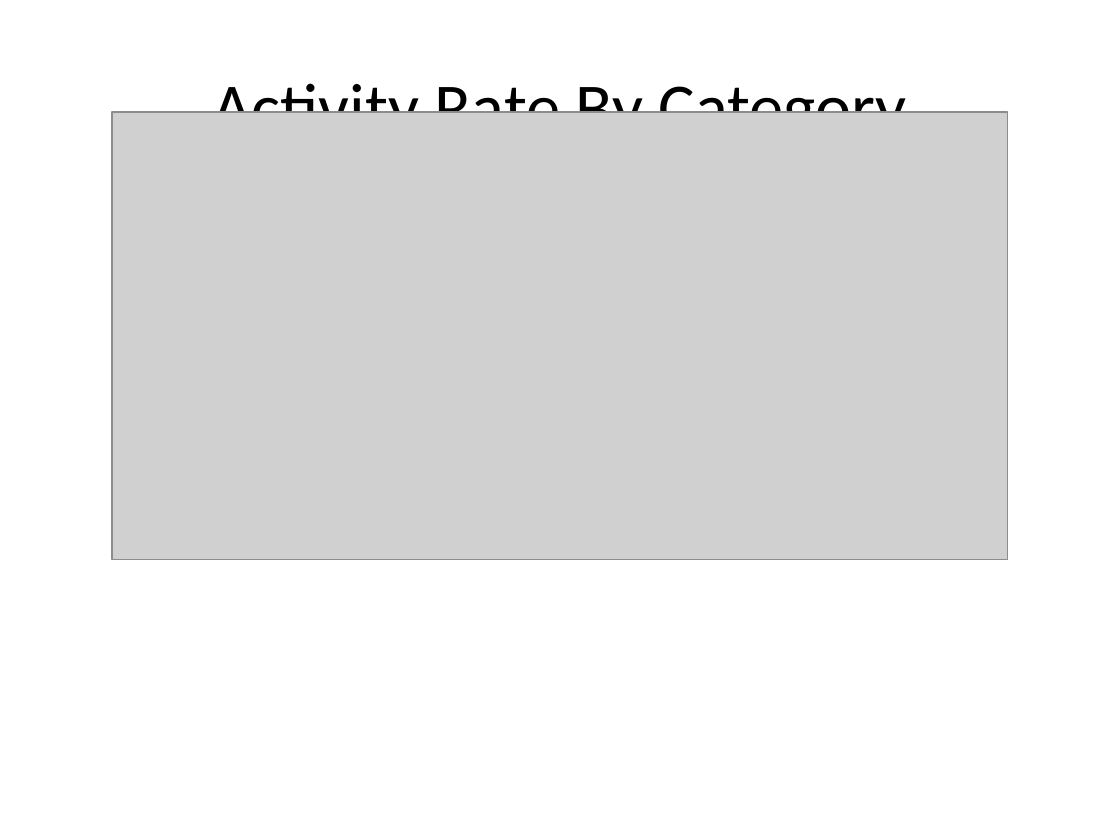
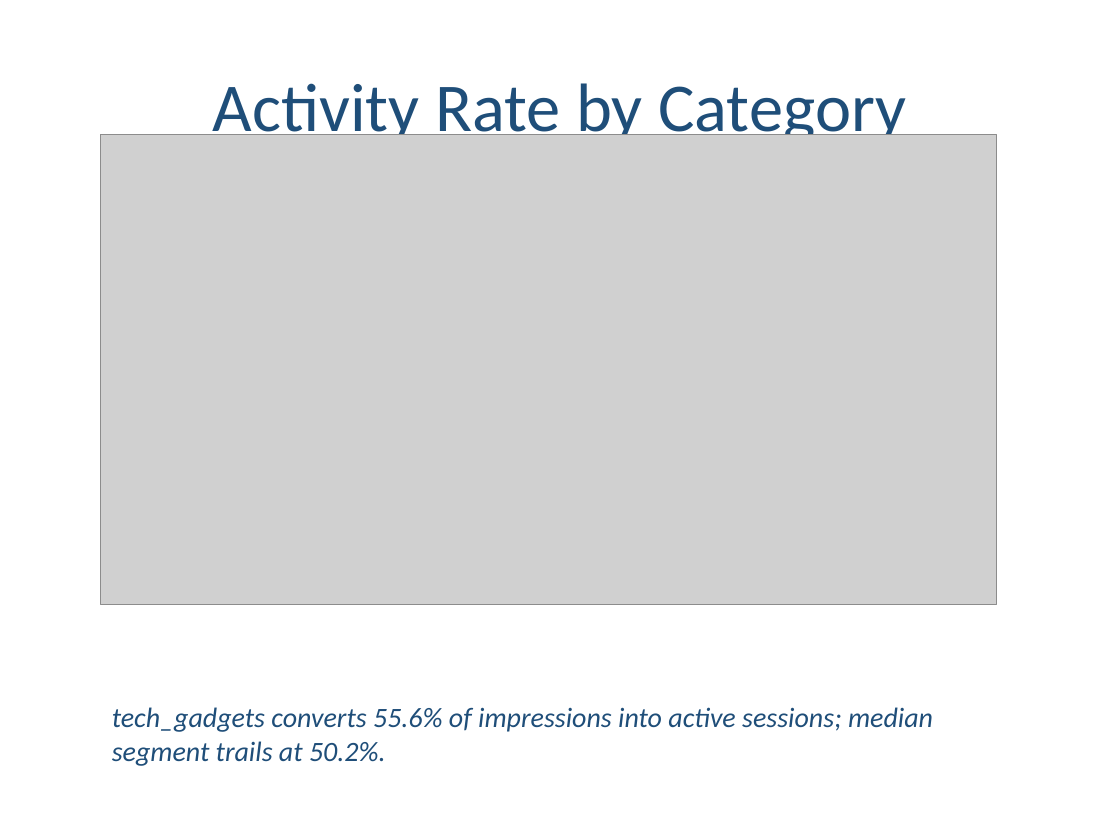
Before and after one commit to Meenu-Pandey/AI_Project, a slide deck: slide 8 of data/output/InsightForge_Report.pptx (slide 4 before the commit). Drawn at 1120x840 pixels with LibreOffice and Linux fonts; fonts in the diff are those of the drawing; grey boxes stand for pictures. Boxes give left, top, right and bottom in pixels: in the first picture for what was removed or moved away, otherwise in the second. Text is boxed around its words. In the diff, an @@ line names an element or a change of style, - is before the commit and + after.

```diff
--- a/data/output/InsightForge_Report.pptx
+++ b/data/output/InsightForge_Report.pptx
@@ title at (213,83,906,147): text changed; text colour #000000 to #1F4E79 @@
-Activity Rate By Category
+Activity Rate by Category
@@ picture: place and size @@
-picture at (112,112,1008,560)
+picture at (101,134,997,605)
@@ text added at (112,707,933,766), 18 pt, text #1F4E79, italic @@
+tech_gadgets converts 55.6% of impressions into active sessions; median segment trails at 50.2%.
```
Also in this commit, not shown: 1 other slide changed, 9 slides added, 4 slides removed, 11 other files.
